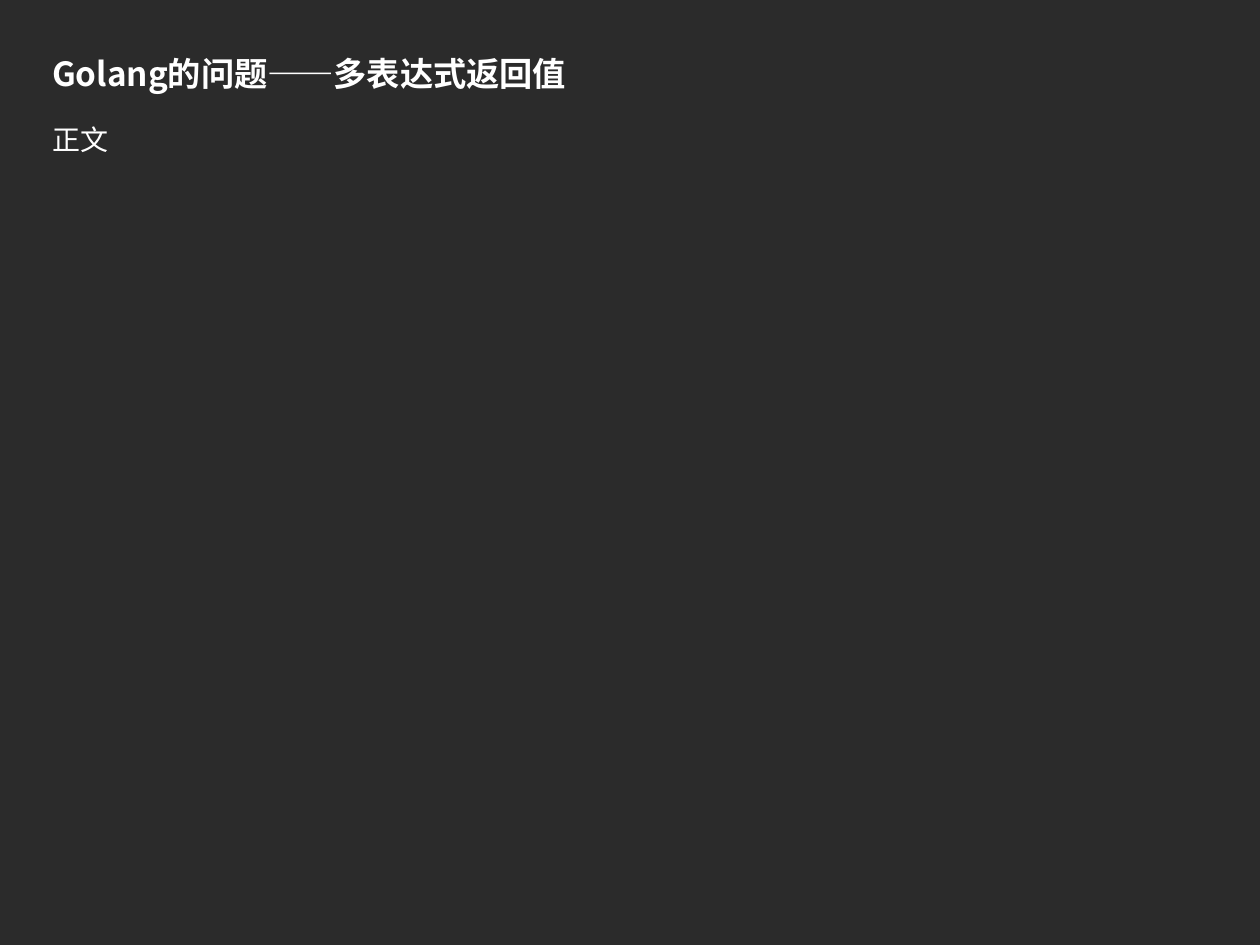
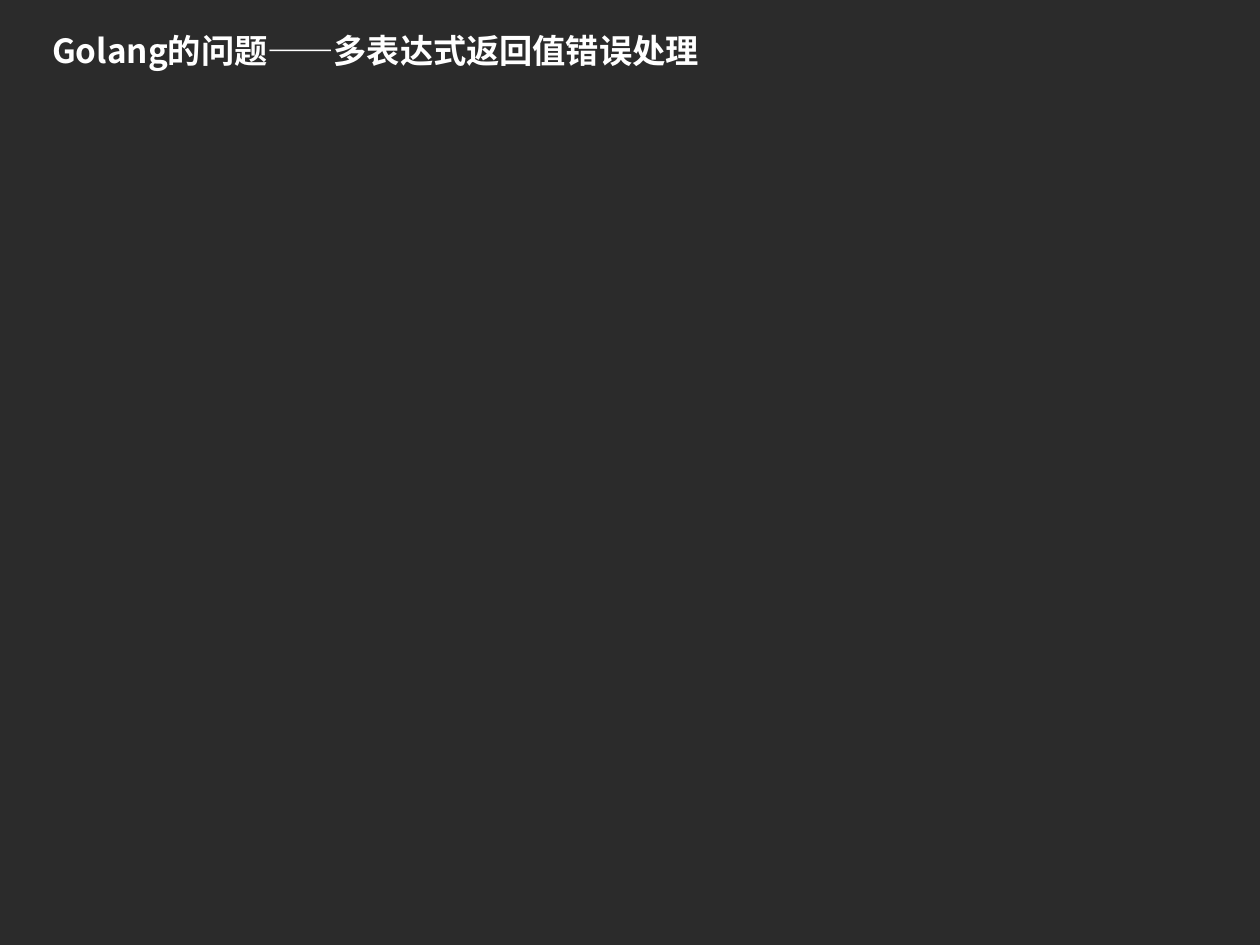
Before and after one commit to imlyzh/pycon, a slide deck: slide 30 of 静态类型的Python.pptx (slide 16 before the commit). Drawn at 1260x945 pixels with LibreOffice and Linux fonts; fonts in the diff are those of the drawing; background and template pictures are left out; a plain dark background stands for a picture behind light text. Boxes give left, top, right and bottom in pixels: in the first picture for what was removed or moved away, otherwise in the second. Text is boxed around its words. In the diff, an @@ line names an element or a change of style, - is before the commit and + after.

```diff
--- a/静态类型的Python.pptx
+++ b/静态类型的Python.pptx
@@ text at [52,34,698,71]: text changed @@
-Golang的问题——多表达式返回值
+Golang的问题——多表达式返回值错误处理
@@ text removed at [52,126,108,152] @@
-正文
```
Also in this commit, not shown: 10 other slides changed, 15 slides added, 1 slide removed, 21 other files.
